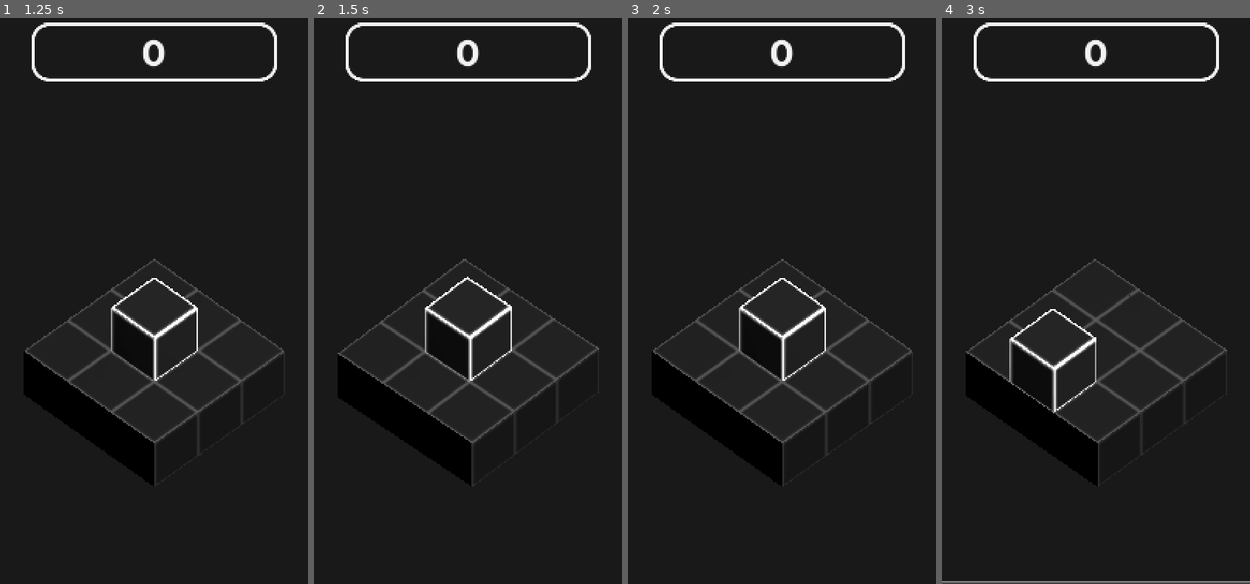
Above: before the commit, frames 1-4 (left to right).
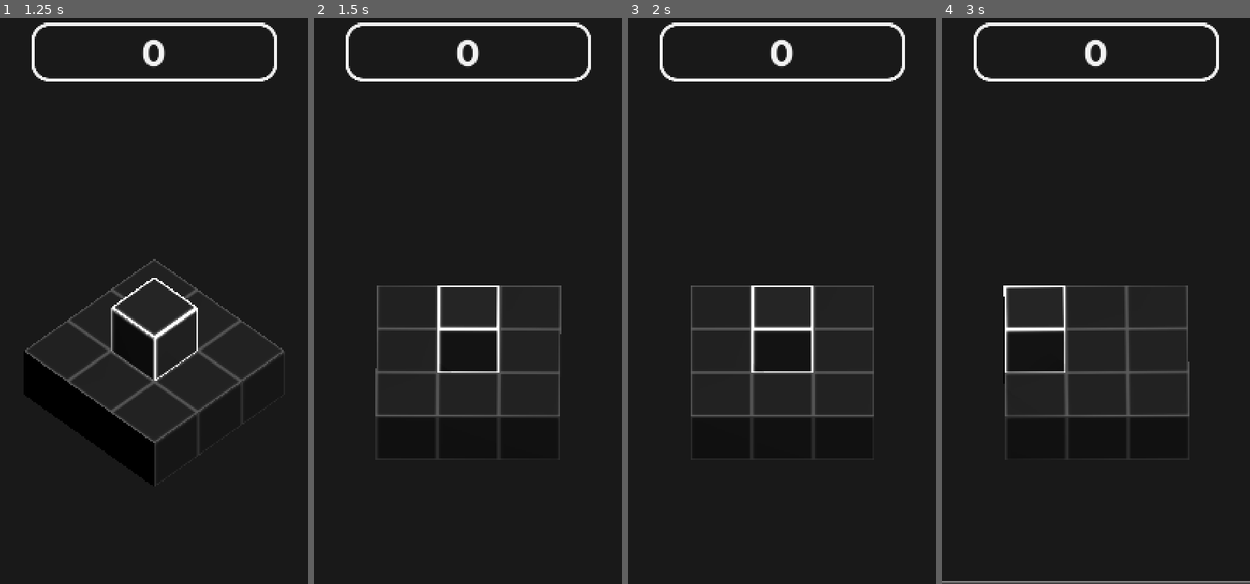
Above: after the commit, the same moments.

Repository: DoxX069/BlockBoxGodot
Game: Godot game, scene res://scenes/game.tscn
The game is run twice, just before and just after one commit, with the same random seed, the same clock (stepped at 60 frames per second) and the same inputs.
Inputs (mouse positions are in pixels of both pictures, inside the frame that each line leads up to):
- Up to frame 1 (1.25 s): tap Enter at 0.5 s; move the mouse to (221, 261) at 0.52 s; press the mouse at (221, 261) at 0.53 s
- Up to frame 2 (1.5 s): tap Space at 1.25 s; move the mouse to (406, 317) at 1.27 s; release the mouse at (406, 317) at 1.28 s; click (406, 317) at 1.35 s
- Up to frame 3 (2 s): no input
- Up to frame 4 (3 s): tap Enter at 2 s; move the mouse to (1126, 159) at 2.02 s; press the mouse at (1126, 159) at 2.03 s; tap Space at 2.75 s; move the mouse to (1080, 408) at 2.77 s; release the mouse at (1080, 408) at 2.78 s; click (1080, 408) at 2.85 s

Frame 1 is identical in both runs. In frame 2, 5.6% of the frame differs, in the area x 7-93%, y 42-83%; in frame 3, 5.6%; in frame 4, 5.8%.

Commit message:
timer update 4

Diff:
--- a/scripts/Block/block_manager.gd
+++ b/scripts/Block/block_manager.gd
@@ -7,7 +7,8 @@
 @export var counter: Counter
 var multiplier: int = 1
 @export var build_timer: CustomTimer
-var reduced_time: float = 1.5
+var reduce_time_correct: float = 1
+var reduce_time_new_block: float = 1
 var timer_timeout := false
 var swipe_up := false
 var swipe_down := false
@@ -72,9 +73,10 @@
 
 func state_new_block() ->void:
 	if swipe_up:
-		build_timer.set_elapsed_time(build_timer.elapsed_time - 3)
-		reduced_time = 1.5
 		number_of_blocks += 1
+		build_timer.set_elapsed_time(build_timer.elapsed_time - clampf(reduce_time_new_block,0.5,15))
+		reduce_time_new_block += 1
+		reduce_time_correct = 1
 		create_block_pos()
 		instantiate_block()
 		spawn_animation()
@@ -140,8 +142,9 @@
 
 func enter_state_win() ->void:
 	build_timer.pause()
-	build_timer.set_elapsed_time(build_timer.elapsed_time - reduced_time * number_of_blocks)
-	reduced_time -= 0.1
+	build_timer.set_elapsed_time(build_timer.elapsed_time - reduce_time_correct * number_of_blocks)
+	if reduce_time_correct > 0.25:
+		reduce_time_correct -= 0.15
 	despawn_animation()
 	counter.add_to_counter(block_inst.size(), multiplier)
 	await get_tree().create_timer(0.5).timeout
@@ -244,8 +247,6 @@
 		dragging_disabled = true
 		var current_tween := get_tree().create_tween().set_ease(Tween.EASE_IN).set_trans(Tween.TRANS_BACK)
 		current_tween.tween_property(inst.block_mesh,"scale",Vector3(0,0,0),0.15)
-		await current_tween.finished
-		current_tween.kill()
 		dragging_disabled = false
 
 
--- a/scripts/Camera/rotation_controller.gd
+++ b/scripts/Camera/rotation_controller.gd
@@ -49,7 +49,7 @@
 	if is_rotating == false:
 		var current_tween = get_tree().create_tween().set_ease(Tween.EASE_IN_OUT).set_trans(Tween.TRANS_BACK)
 		is_rotating = true
-		current_tween.tween_property(self,"rotation_degrees:y",snappedf(self.rotation_degrees.y, 90), 0.3)
+		current_tween.tween_property(self,"rotation_degrees:y",snappedf(self.rotation_degrees.y, 45), 0.3)
 		await current_tween.finished
 		is_rotating = false
 		current_rotation_angle = self.rotation_degrees.y
--- a/scripts/custom_timer.gd
+++ b/scripts/custom_timer.gd
@@ -3,7 +3,7 @@
 
 
 @export var duration: float = 1
-var elapsed_time: float = 0
+@export var elapsed_time: float = 0
 var time_left: float
 var is_running: bool = false
 var is_stopped: bool = true
@@ -49,10 +49,6 @@
 
 
 func set_elapsed_time(new_time:float) ->void:
-	if new_time < 0:
-		elapsed_time = 0
-	else:
-		elapsed_time = new_time
-	if elapsed_time >= duration:
-		is_running = false
-		finished()
+	elapsed_time = clampf(new_time, 0, duration)
+	print(" --- Current Time --- ")
+	print(elapsed_time)
